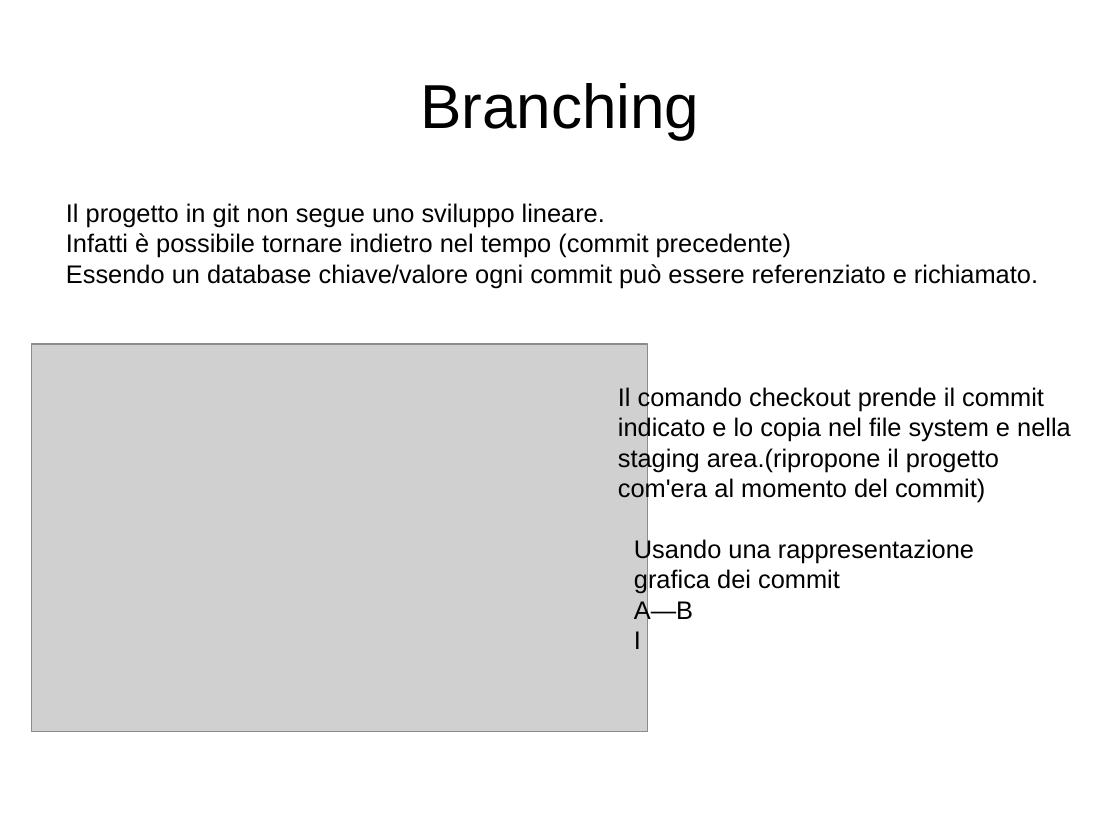
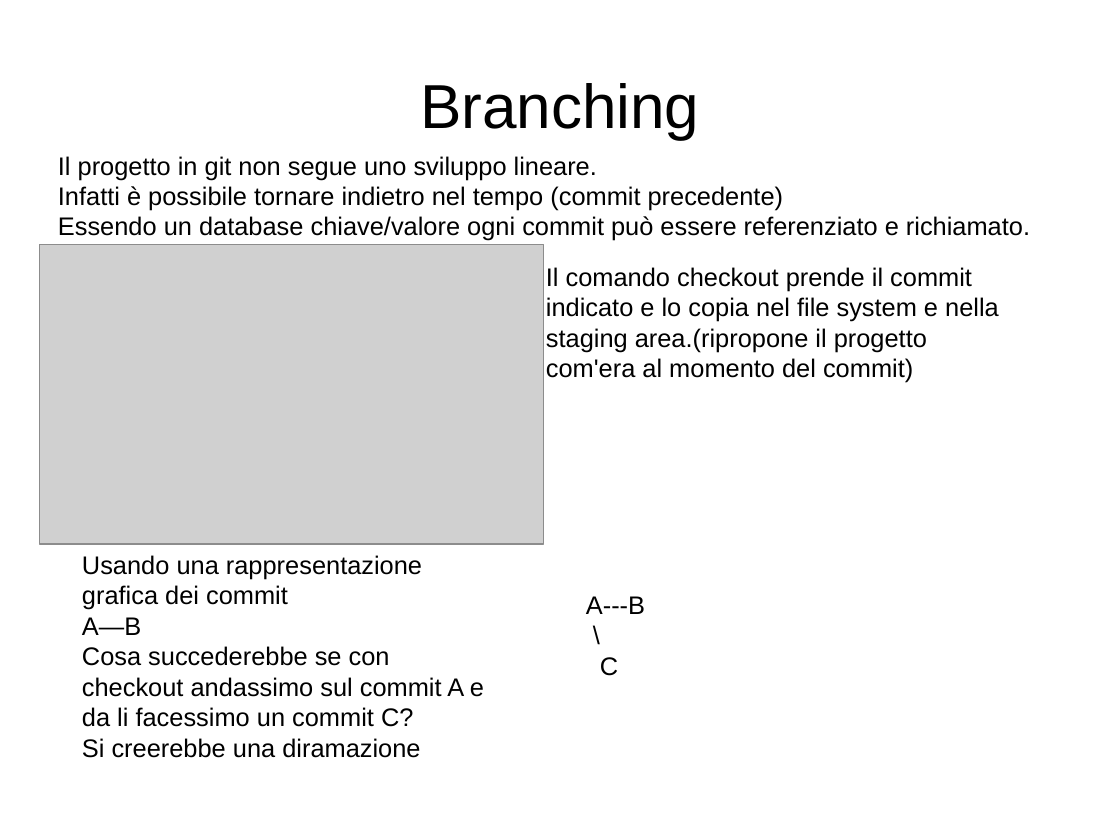
Before and after one commit to GioeleCicchini/Git-Presentation, a slide deck: slide 9 of presentazione git.odp. Drawn at 1120x840 pixels with LibreOffice and Linux fonts; fonts in the diff are those of the drawing; grey boxes stand for pictures. Boxes give left, top, right and bottom in pixels: in the first picture for what was removed or moved away, otherwise in the second. Text is boxed around its words. In the diff, an @@ line names an element or a change of style, - is before the commit and + after.

```diff
--- a/presentazione git.odp
+++ b/presentazione git.odp
@@ text "Il progetto in git non ...": place and size @@
-text "Il progetto in git non ..." at box(66, 203, 1038, 288)
+text "Il progetto in git non ..." at box(58, 156, 1030, 241)
@@ picture: place and size @@
-picture at box(32, 345, 647, 733)
+picture at box(40, 244, 544, 544)
@@ text "Il comando checkout prende il ...": place and size @@
-text "Il comando checkout prende il ..." at box(618, 385, 1071, 503)
+text "Il comando checkout prende il ..." at box(546, 267, 999, 383)
@@ text "Usando una rappresentazione grafica dei ...": place and size @@
-text "Usando una rappresentazione grafica dei ..." at box(634, 537, 974, 649)
+text "Usando una rappresentazione grafica dei ..." at box(82, 555, 484, 758)
@@ text added at box(586, 596, 645, 676), 18 pt, text #000000 @@
+A---B
+\
+C
@@ text at box(82, 646, 484, 758): text changed @@
-I
+Cosa succederebbe se con checkout andassimo sul commit A e da li facessimo un commit C?
+Si creerebbe una diramazione
```
Also in this commit, not shown: 1 slide added.
